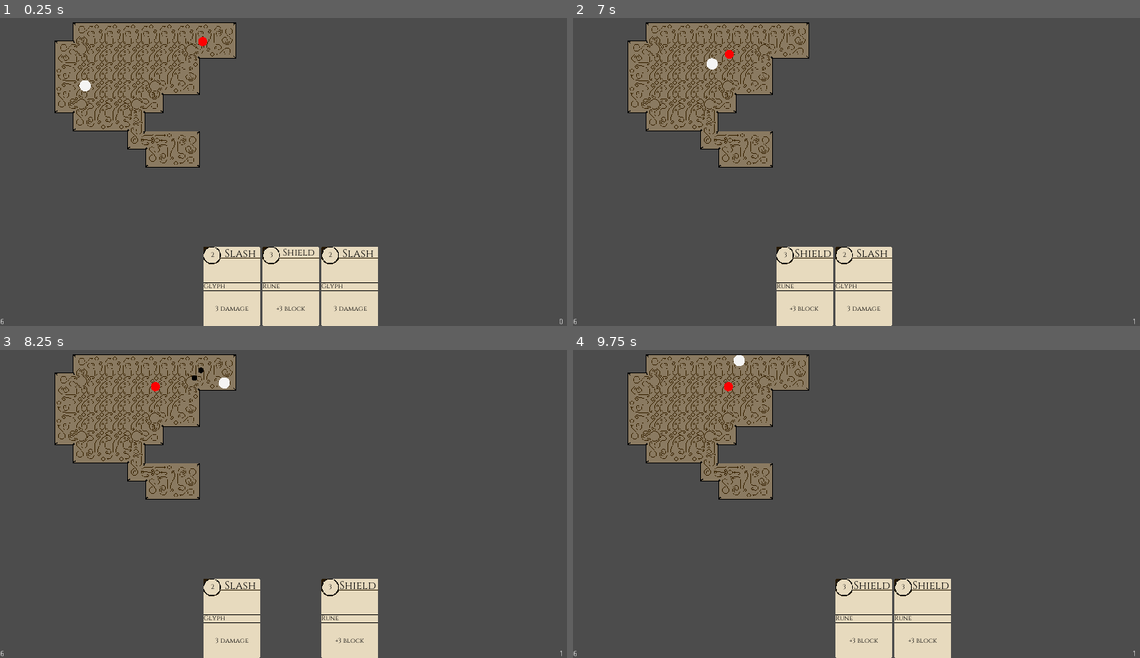
Above: before the commit, frames 1-4 (two rows, left to right).
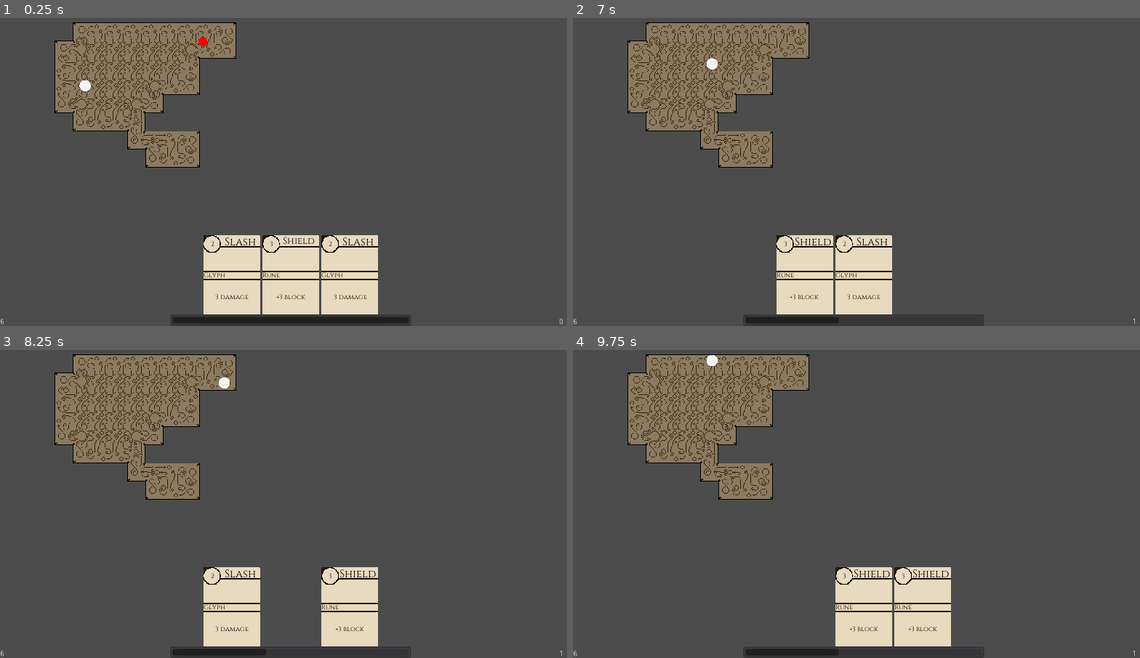
Above: after the commit, the same moments.

Repository: the-alex-g/ScrollMage
Game: Godot game, scene res://World/World.tscn
Two runs of this game, one before a commit and one after it. Both use one fixed random seed, a clock stepped at 60 frames per second and the inputs below.
Inputs:
- Up to frame 1 (0.25 s): no input
- Up to frame 2 (7 s): tap Enter at 0.5 s; hold D (right) 0.53-1.28 s; tap Keypad 1 (spell_slot_1) at 0.6, 2.85, 5.1 s; hold S (down) 1.28-2.03 s; tap 2 (spell_slot_2) at 1.35, 3.6, 5.85 s; tap Space at 2 s; hold D (right) 2.03-2.78 s; tap 3 (spell_slot_3) at 2.1, 4.35, 6.6 s; hold W (up) 2.78-3.53 s; hold A (left) 3.53-5.03 s; hold S (down) 5.03-5.78 s; hold D (right) 5.78-6.53 s; hold W (up) from 6.53 s (still down)
- Up to frame 3 (8.25 s): release W (up) at 7.28 s; hold D (right) 7.28-8.03 s; tap Keypad 1 (spell_slot_1) at 7.35 s; hold S (down) from 8.03 s (still down); tap 2 (spell_slot_2) at 8.1 s
- Up to frame 4 (9.75 s): release S (down) at 8.78 s; hold A (left) 8.78-9.53 s; tap 3 (spell_slot_3) at 8.85 s; hold W (up) from 9.53 s (still down); tap Keypad 1 (spell_slot_1) at 9.6 s

The runs differ from the first frame. In frame 1, 3.7% of the frame differs, in the area x 30-73%, y 70-100%; in frame 2, 2.6%; in frame 3, 2.6%; in frame 4, 2.9%.

Commit message:
Add taking damage
Also, moved _is_target_in_LoS method to Creature class so that Player could use it too

Diff:
--- a/project/CardManager/CardManager.gd
+++ b/project/CardManager/CardManager.gd
@@ -96,3 +96,14 @@
 
 func _get_info()->Dictionary:
 	return {"hand":_cards, "deck_size":_deck.size(), "lost_cards":_lost.size() + _rituals.size()}
+
+
+func damage()->void:
+	_lose_card()
+
+
+func heal(amount := 0)->void:
+	if amount == 0:
+		amount = _lost.size()
+	for _i in amount:
+		_refresh_card()
--- a/project/Creature/Creature.gd
+++ b/project/Creature/Creature.gd
@@ -2,6 +2,7 @@
 extends KinematicBody2D
 
 export var status_decay_time := 1.0
+export var health := 0
 
 var statuses := {
 	"block":0,
@@ -9,10 +10,18 @@
 	"swift_act":0,
 }
 var rituals := []
+var _status_decay_timer := Timer.new()
+var _target : Node2D
+
+onready var _max_health := health
 
 
 func _ready()->void:
-	_decay_statuses()
+	_status_decay_timer.wait_time = status_decay_time
+	# warning-ignore:return_value_discarded
+	_status_decay_timer.connect("timeout", self, "_decay_statuses")
+	add_child(_status_decay_timer)
+	_status_decay_timer.start()
 
 
 func _decay_statuses()->void:
@@ -33,13 +42,9 @@
 	for ritual in finished_rituals:
 		rituals.erase(ritual)
 
-	# wait, then run again
-	yield(get_tree().create_timer(status_decay_time), "timeout")
-	_decay_statuses()
 
-
-func _resolve_poison(_poison:int)->void:
-	pass
+func _resolve_poison(poison:int)->void:
+	hit(poison, {}, false)
 
 
 func _apply_statuses(new_statuses:Dictionary, ritual := false)->void:
@@ -56,5 +61,13 @@
 	rituals.append(ritual)
 
 
-func hit(_damage:int, applied_statuses:Dictionary)->void:
+func _is_target_in_LoS()->bool:
+	if _target != null:
+		var intersection := get_world_2d().direct_space_state.intersect_ray(global_position, _target.global_position, [self])
+		if intersection.size() > 0:
+			return intersection.collider == _target
+	return false
+
+
+func hit(_damage:int, applied_statuses := {}, _blockable := true)->void:
 	_apply_statuses(applied_statuses)
--- a/project/HUD/HUD.gd
+++ b/project/HUD/HUD.gd
@@ -3,6 +3,8 @@
 onready var _hand_container : HBoxContainer = $HandContainer
 onready var _deck_size_label : Label = $DeckSizeLabel
 onready var _lost_size_label : Label = $LostSizeLabel
+onready var _health_bar : ProgressBar = $HealthBar
+onready var _tween : Tween = $Tween
 
 
 func update_deck(info:Dictionary)->void:
@@ -10,3 +12,13 @@
 		_hand_container.get_child(i).build(info.hand[i])
 	_deck_size_label.text = str(info.deck_size)
 	_lost_size_label.text = str(info.lost_cards)
+
+
+func update_health(new_value:int, new_max:int)->void:
+	if _health_bar.max_value != new_max:
+		_health_bar.max_value = new_max
+
+	# warning-ignore:return_value_discarded
+	_tween.interpolate_property(_health_bar, "value", null, new_value, 0.5, Tween.TRANS_QUAD)
+	# warning-ignore:return_value_discarded
+	_tween.start()
--- a/project/HUD/HUD.tscn
+++ b/project/HUD/HUD.tscn
@@ -16,7 +16,8 @@
 anchor_top = 1.0
 anchor_right = 1.0
 anchor_bottom = 1.0
-margin_top = -140.0
+margin_top = -160.0
+margin_bottom = -20.0
 alignment = 1
 
 [node name="Card1" parent="HandContainer" instance=ExtResource( 1 )]
@@ -41,3 +42,16 @@
 anchor_bottom = 1.0
 margin_left = -40.0
 margin_top = -14.0
+
+[node name="HealthBar" type="ProgressBar" parent="."]
+anchor_top = 1.0
+anchor_right = 1.0
+anchor_bottom = 1.0
+margin_left = 300.0
+margin_top = -20.0
+margin_right = -300.0
+max_value = 10.0
+value = 10.0
+percent_visible = false
+
+[node name="Tween" type="Tween" parent="."]
--- a/project/Monsters/BaseMonster.gd
+++ b/project/Monsters/BaseMonster.gd
@@ -1,13 +1,10 @@
 class_name Monster
 extends Creature
 
-export var health := 0
 export var detection_distance := 0
 export var speed := 0
 export var action_load_paths := ["res://Monsters/MonsterActions/ActionSets/TestActionSet.gd"]
 
-var _max_health := 0
-var _target : Node2D
 var _target_in_range := false
 var _actions := []
 var _lost_actions := []
@@ -49,14 +46,6 @@
 
 	elif not _target_in_range:
 		_target = null
-
-
-func _is_target_in_LoS()->bool:
-	if _target != null:
-		var intersection := get_world_2d().direct_space_state.intersect_ray(global_position, _target.global_position, [self])
-		if intersection.size() > 0:
-			return intersection.collider == _target
-	return false
 
 
 func _resolve_next_action()->void:
@@ -132,16 +121,19 @@
 			_target_in_range = false
 
 
-func _resolve_poison(poison:int)->void:
-	hit(poison, {})
+func _die()->void:
+	queue_free()
 
 
 func _draw()->void:
 	draw_circle(Vector2.ZERO, 8, Color.red)
 
 
-func hit(damage:int, applied_statuses:Dictionary)->void:
+func hit(damage:int, applied_statuses := {}, blockable := true)->void:
 	.hit(damage, applied_statuses)
 	# warning-ignore:narrowing_conversion
-	health -= max(0, damage - statuses.block)
-	print(health)
+	if blockable:
+		health -= max(0, damage - statuses.block)
+
+	if health <= 0:
+		_die()
--- a/project/Player/Player.gd
+++ b/project/Player/Player.gd
@@ -2,10 +2,10 @@
 extends Creature
 
 signal update_statuses(new_statuses)
+signal update_health(new_health, new_max)
+signal damage
 
 export var speed := 200.0
-
-var _target : Node2D = null
 
 onready var _attack_range : Area2D = $AttackRange
 onready var _hinge : Node2D = $Hinge
@@ -57,7 +57,7 @@
 
 
 func _attack(card:AttackCard)->void:
-	if _target != null:
+	if _is_target_in_LoS():
 		var attack : Attack = load(card.projectile_path).instance()
 		attack.damage = card.damage
 		attack.from = _attack_point.global_position
@@ -80,12 +80,15 @@
 	_apply_ritual(card.statuses, card.duration)
 
 
-func _resolve_poison(poison:int)->void:
-	print("poisoned! ", poison)
-
-
-func hit(damage:int, applied_statuses:Dictionary)->void:
+func hit(damage:int, applied_statuses := {}, blockable := true)->void:
 	.hit(damage, applied_statuses)
 	# warning-ignore:narrowing_conversion
-	damage = max(0, damage - statuses.block)
-	print(damage)
+	if blockable:
+		damage = max(0, damage - statuses.block)
+	health -= damage
+
+	while health <= 0:
+		emit_signal("damage")
+		health += _max_health
+
+	emit_signal("update_health", health, _max_health)
--- a/project/Player/Player.tscn
+++ b/project/Player/Player.tscn
@@ -10,6 +10,7 @@
 [node name="Player" type="KinematicBody2D"]
 collision_layer = 3
 script = ExtResource( 1 )
+health = 10
 
 [node name="CollisionShape2D" type="CollisionShape2D" parent="."]
 shape = SubResource( 1 )
--- a/project/World/World.gd
+++ b/project/World/World.gd
@@ -19,3 +19,11 @@
 
 func _on_Player_update_statuses(new_statuses:Dictionary)->void:
 	_card_manager.statuses = new_statuses
+
+
+func _on_Player_damage()->void:
+	_card_manager.damage()
+
+
+func _on_Player_update_health(new_health:int, max_health:int)->void:
+	_hud.update_health(new_health, max_health)
--- a/project/World/World.tscn
+++ b/project/World/World.tscn
@@ -344,13 +344,15 @@
 
 [node name="CardManager" parent="." instance=ExtResource( 3 )]
 
-[node name="HUD" parent="." instance=ExtResource( 4 )]
-
 [node name="Monster" parent="." instance=ExtResource( 5 )]
 position = Vector2( 357, 98 )
 health = 10
 detection_distance = 100
 speed = 50
 
+[node name="HUD" parent="." instance=ExtResource( 4 )]
+
+[connection signal="damage" from="Player" to="." method="_on_Player_damage"]
+[connection signal="update_health" from="Player" to="." method="_on_Player_update_health"]
 [connection signal="update_statuses" from="Player" to="." method="_on_Player_update_statuses"]
 [connection signal="used_card" from="CardManager" to="." method="_on_CardManager_used_card"]
